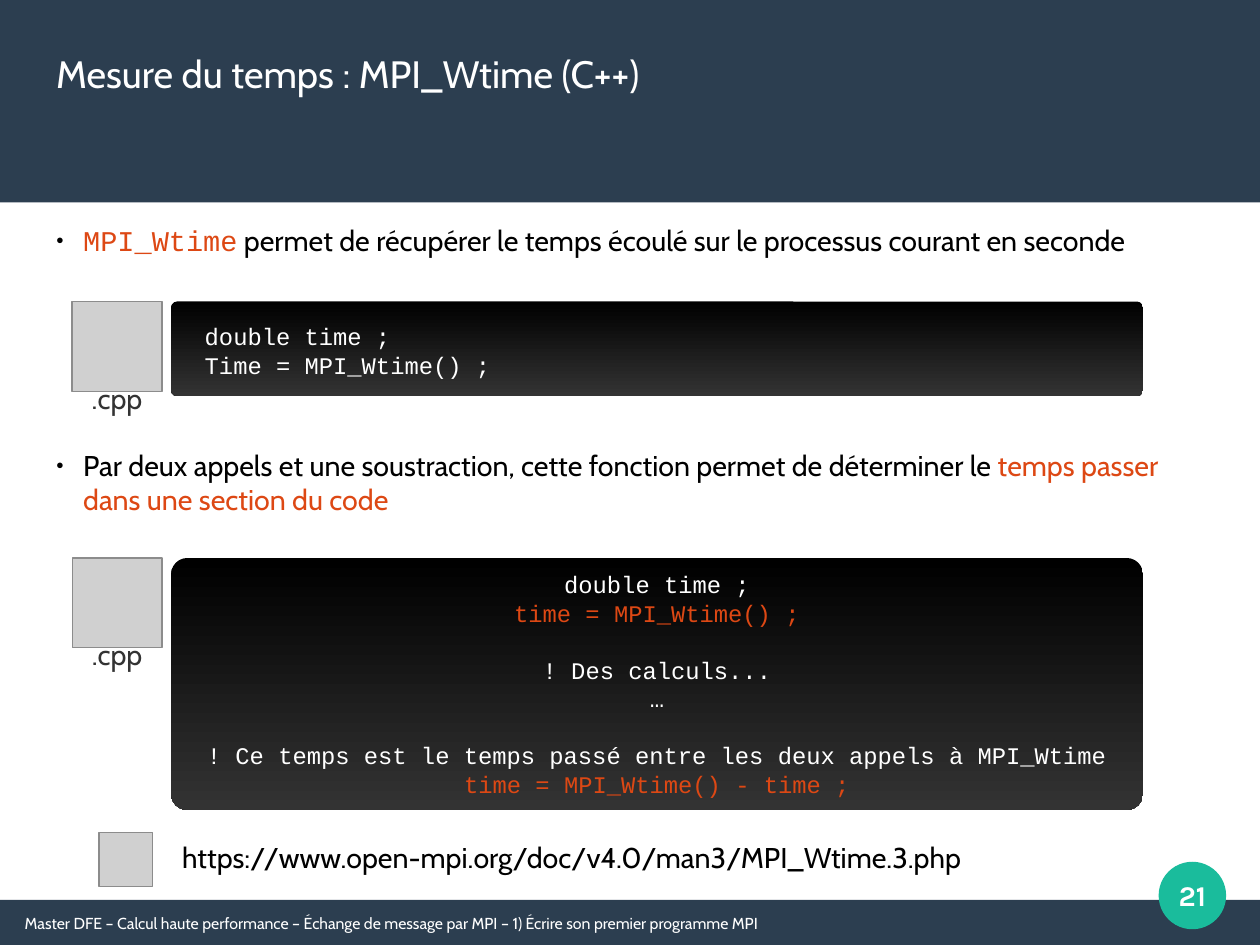
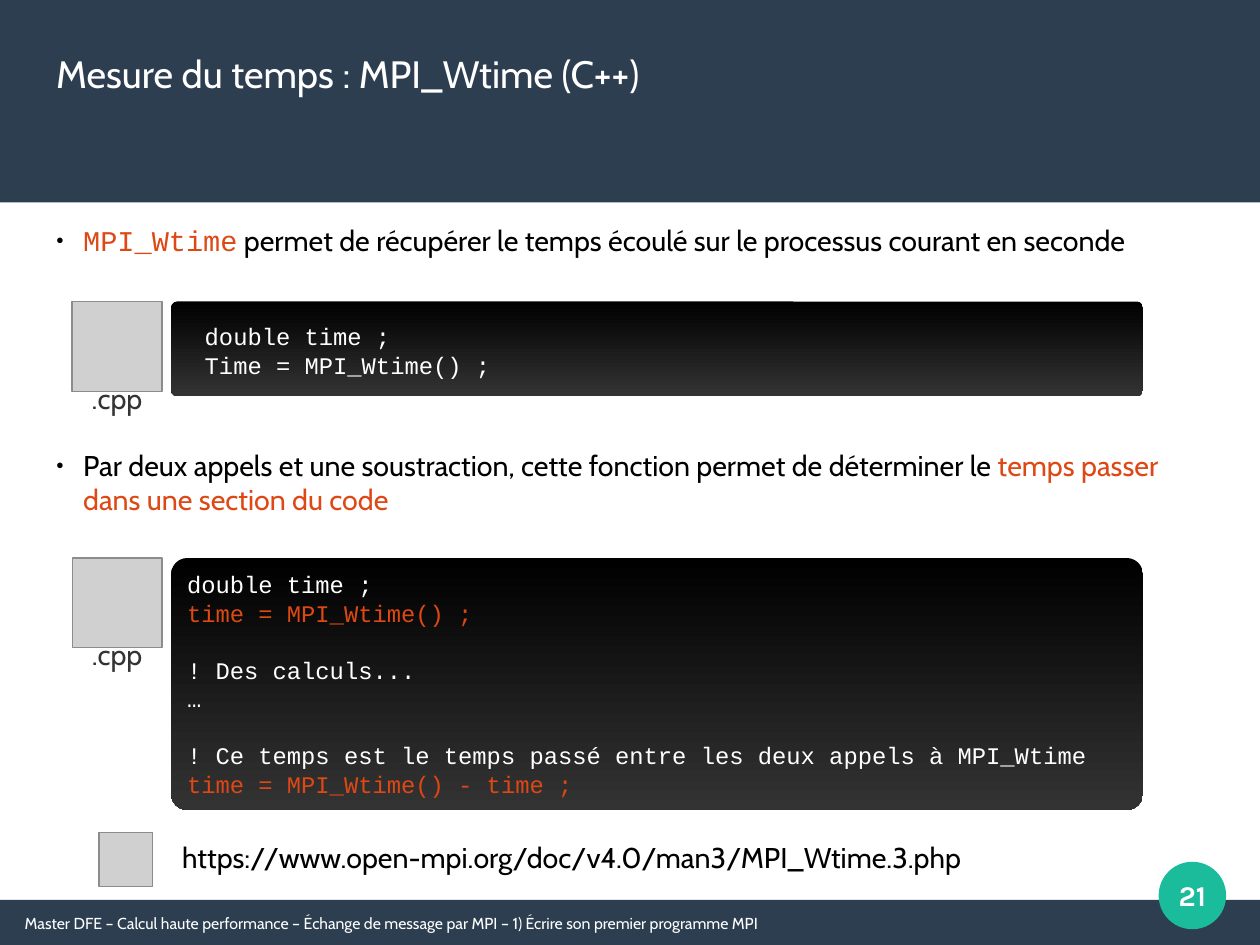
Before and after one commit to Maison-de-la-Simulation/HPC-DFE-Paris-Saclay, a slide deck: slide 21 of support/MPI.odp. Drawn at 1260x945 pixels with LibreOffice and Linux fonts; fonts in the diff are those of the drawing; grey boxes stand for pictures. Boxes give left, top, right and bottom in pixels: in the first picture for what was removed or moved away, otherwise in the second. Text is boxed around its words. In the diff, an @@ line names an element or a change of style, - is before the commit and + after.

```diff
--- a/support/MPI.odp
+++ b/support/MPI.odp
@@ rounded rectangle "double time ;" at (172, 558, 1143, 810): alignment centre to left @@
```
Also in this commit, not shown: 9 other slides changed, 1 slide added, 1 other file.
